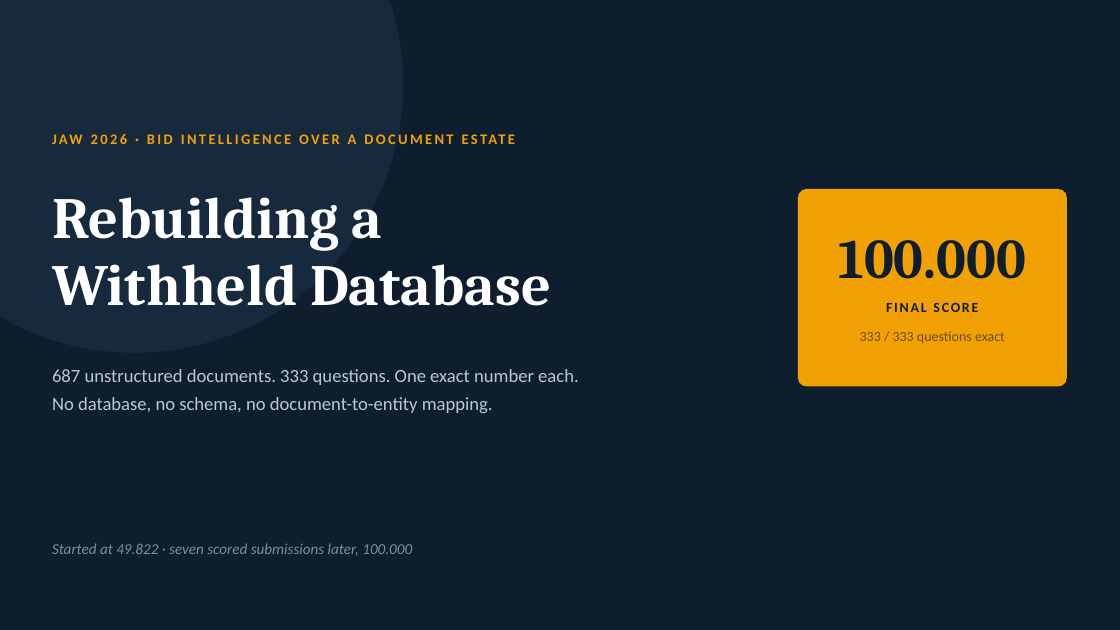
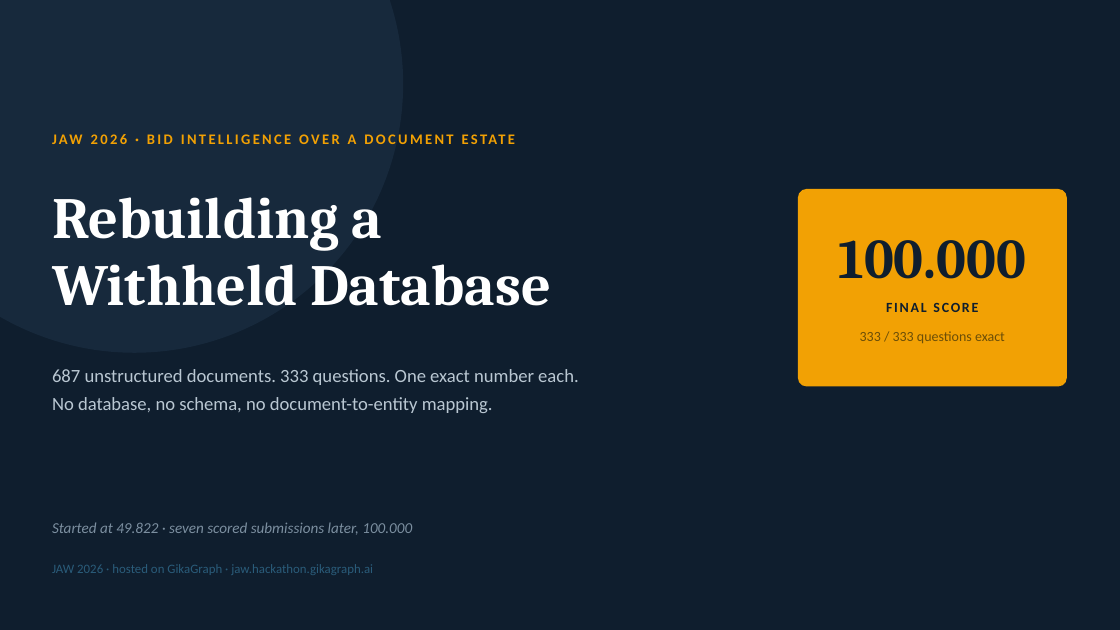
Before and after one commit to nilaymastaadmi/jaw2026-trust-reliability, a slide deck: slide 1 of presentation/JAW2026-winners-presentation.pptx. Drawn at 1120x630 pixels with LibreOffice and Linux fonts; fonts in the diff are those of the drawing. Boxes give left, top, right and bottom in pixels: in the first picture for what was removed or moved away, otherwise in the second. Text is boxed around its words. In the diff, an @@ line names an element or a change of style, - is before the commit and + after.

```diff
--- a/presentation/JAW2026-winners-presentation.pptx
+++ b/presentation/JAW2026-winners-presentation.pptx
@@ text "Started at 49.822 · seven ..." moved from (x1=52, y1=543, x2=412, y2=556) to (x1=52, y1=522, x2=412, y2=535) @@
@@ text added at (x1=52, y1=564, x2=373, y2=575), 11 pt, text #2A5C7A @@
+JAW 2026 · hosted on GikaGraph · jaw.hackathon.gikagraph.ai
```
Also in this commit, not shown: 1 other slide changed, 1 slide added, 1 other file.
